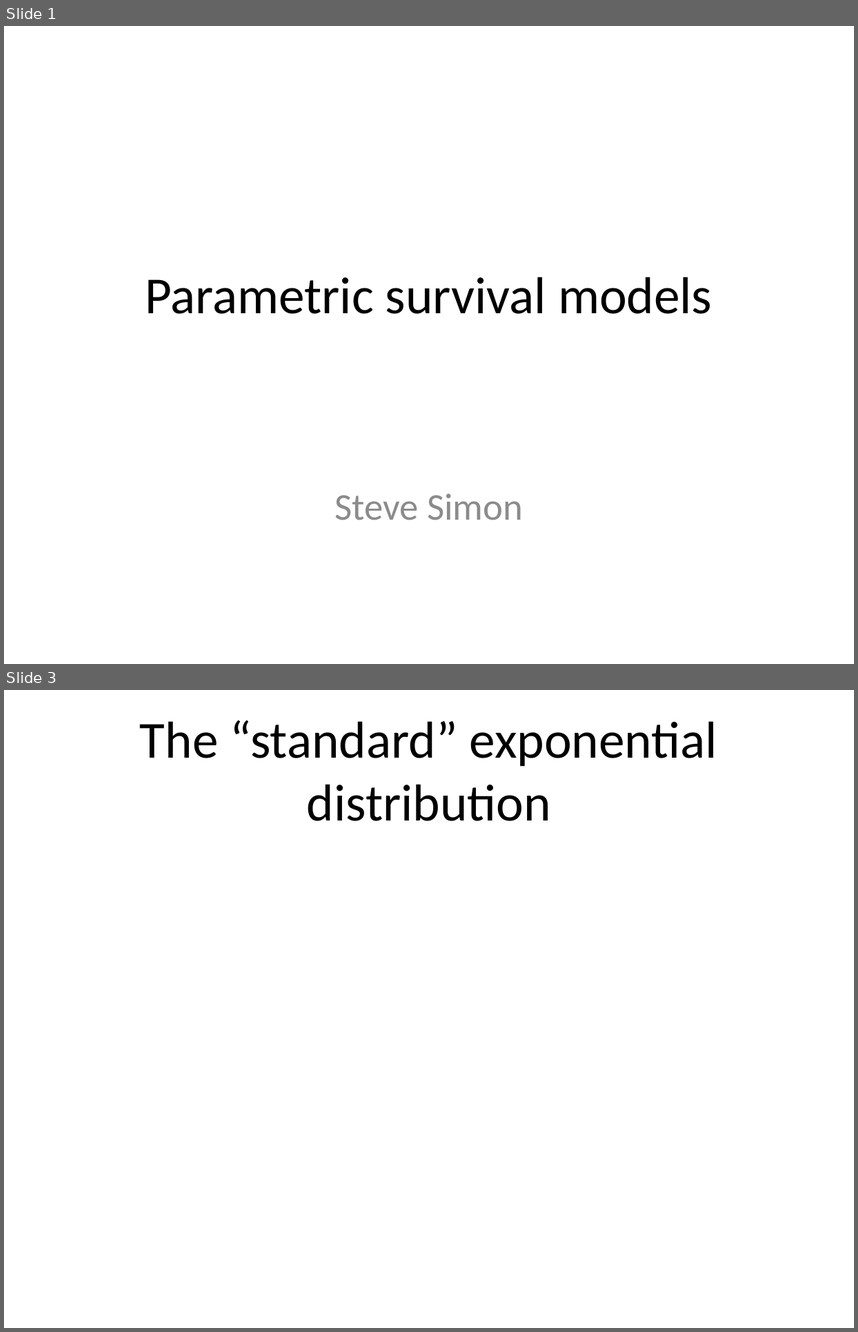
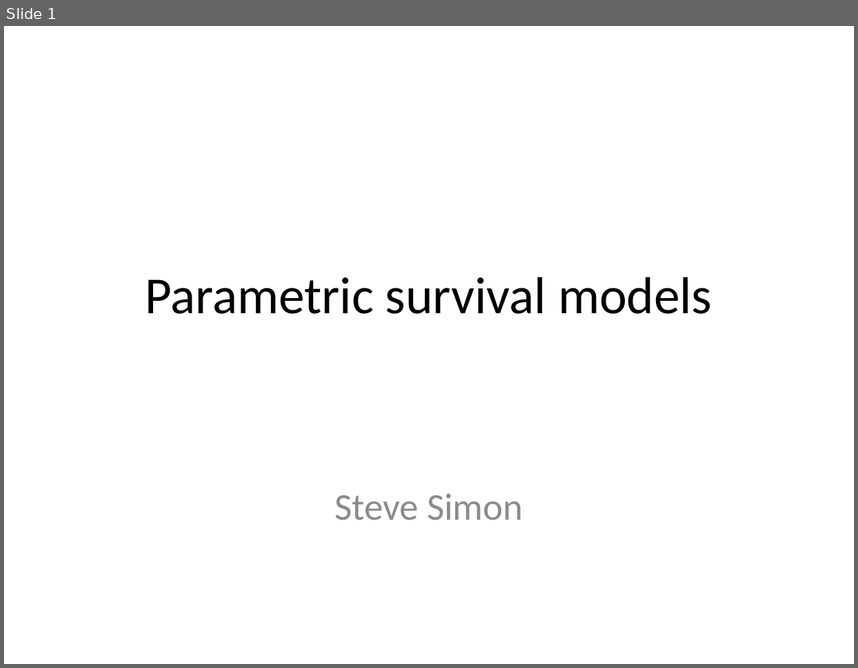
Before and after one commit to pmean/survival-lecture5, a slide deck: r/ppt5a.pptx. Shown one above the other, each under a label of ours: slides 1 and 3 before the commit, slide 1 after it; the slides between them are not shown. The pictures are 858x1332 and 858x668 pixels, drawn with LibreOffice and Linux fonts; fonts in the diff are those of the drawing. Boxes give left, top, right and bottom in pixels: in the first picture for what was removed or moved away, otherwise in the second. Text is boxed around its words. In the diff, an @@ line names an element or a change of style, - is before the commit and + after.

```diff
--- a/r/ppt5a.pptx
+++ b/r/ppt5a.pptx
@@ slide 3 removed at bbox=[4, 690, 854, 1328], background #FFFFFF @@
@@ title removed at bbox=[140, 720, 717, 821] @@
-The “standard” exponential distribution
```
Also in this commit, not shown: 3 slides changed, 17 slides added, 22 other slides removed, 3 other files.
